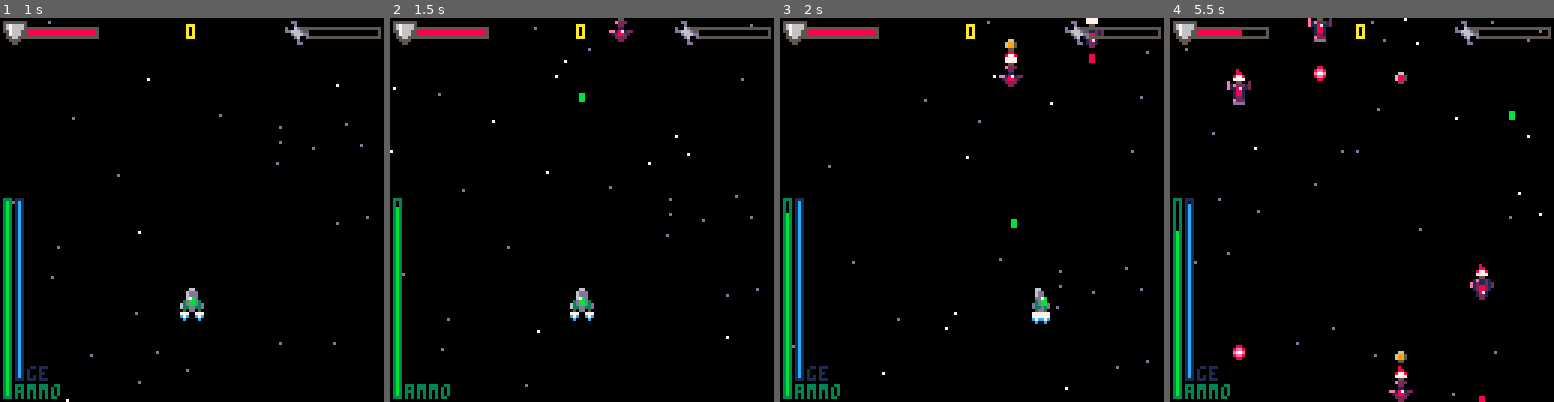
Above: before the commit, frames 1-4 (left to right).
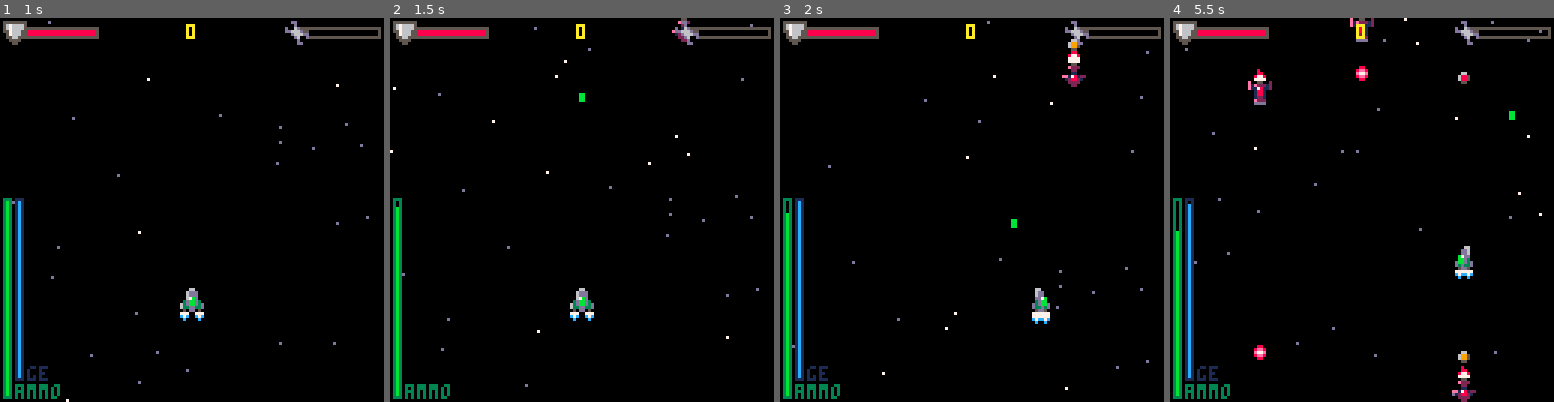
Above: after the commit, the same moments.

Repository: Sreaz0ne/the-recycler-p8
Game: PICO-8 cartridge the_recycler.p8
Two runs of this game, one before a commit and one after it. Both use one fixed random seed, a clock stepped at 60 frames per second and the inputs below.
Inputs:
- Up to frame 1 (1 s): tap X (X key) at 0.33 s; tap O (Z key) at 0.7 s
- Up to frame 2 (1.5 s): tap X (X key) at 1.07 s
- Up to frame 3 (2 s): hold Right from 1.6 s (still down); tap O (Z key) at 1.7 s; tap X (X key) at 1.85 s
- Up to frame 4 (5.5 s): release Right at 2.1 s; tap O (Z key) every 0.4 s from 2.1 to 5.3 s; hold Up 2.15-2.42 s; hold Right 2.47-3.03 s; tap X (X key) at 2.97, 4.08, 5.2 s; hold Left 3.08-3.58 s; hold Down 3.63-3.97 s; hold Right 4.02-4.68 s; hold Up 4.73-5.03 s; hold Left from 5.08 s (still down)

Frame 1 is identical in both runs. In frame 2, 0.3% of the frame differs, in the area x 57-79%, y 0-7%; in frame 3, 0.9%; in frame 4, 2.9%, in the area x 14-85%, y 0-100%.

Commit message:
Add new enemy type and new upgrade type (recycle)

Diff:
--- a/the_recycler.p8
+++ b/the_recycler.p8
@@ -281,7 +281,8 @@
 				y=0
 			}
 		},
-		dmg=1
+		dmg=1,
+		recycle=0
 	}
 end
 
@@ -414,12 +415,46 @@
 	}
 	local r=flr(rnd(100))
 	if r>=0
+	and r<20 then
+		e.speed=0.3
+		e.hp=3+dffclty.e_hp
+		e.sprt=36
+		e.scre=75
+		add(e.gun,{
+			b=get_btype(49),
+			x=3,
+			y=8
+		})
+		add(e.gun,{
+			b=get_btype(56),
+			x=0,
+			y=3
+		})
+		e.gun[2].b.angl=60
+		add(e.gun,{
+			b=get_btype(56),
+			x=1,
+			y=5
+		})
+		e.gun[3].b.angl=30
+		add(e.gun,{
+			b=get_btype(56),
+			x=5,
+			y=3
+		})
+		e.gun[4].b.angl=300
+		add(e.gun,{
+			b=get_btype(56),
+			x=4,
+			y=5
+		})
+		e.gun[5].b.angl=330
+	elseif r>=20
 	and r<40 then
 		e.speed=0.4
 		e.hp=2+dffclty.e_hp
 		e.sprt=32
 		e.scre=25
-		e.bsprt=49
 		add(e.gun,{
 			b=get_btype(49),
 			x=3,
@@ -640,8 +675,8 @@
 			if vacuumed==1 then
 				local ammogiven=0
 				local diffammo=plyr.ammomax-plyr.ammo
-				if diffammo>b.ammo then
-					ammogiven=b.ammo
+				if diffammo>b.ammo+plyr.recycle then
+					ammogiven=b.ammo+plyr.recycle
 				else
 					ammogiven=diffammo
 				end
@@ -1045,9 +1080,13 @@
 		and isvcm==1 then
 			local vacuumed=vacuum(s)
 			if vacuumed==1 then
-				plyr.scraps+=1
+				local scrpgiven=1+plyr.recycle
+				if scrpgiven+plyr.scraps>plyr.smax then
+					scrpgiven=plyr.smax-plyr.scraps
+				end
+				plyr.scraps+=scrpgiven
 				add(vcminfos,{
-						msg="+1",
+						msg="+"..tostr(scrpgiven),
 						x=120,
 						y=8,
 						col=5,
@@ -1066,7 +1105,7 @@
 						t=0
 					})
 				end
-				if plyr.scraps==plyr.smax then
+				if plyr.scraps>=plyr.smax then
 					lvl_up()
 				end
 				del(scraps,s)
@@ -1089,15 +1128,15 @@
 --upgrade
 function getupgd()
 	local u={}
-	local r=flr(rnd(100))
+	local r=flr(rnd(120))
 	if r>=0
 	and r<=14 then
 		u={
 			typ="h",
 			sprt=64,
 		 val=1,
-			txt1="shield max +1",
-			txt2="current: "..plyr.hpmax
+			txt1="sHIELD MAX +1",
+			txt2="cURRENT: "..plyr.hpmax
 		}
 	elseif r>=15
 	   and r<=34 then
@@ -1105,8 +1144,8 @@
 			typ="cs",
 			sprt=70,
 		 val=0.05,
-			txt1="charging speed +0.05",
-			txt2="current: "..vcm.chargspeed
+			txt1="cHARGING SPEED +0.05",
+			txt2="cURRENT: "..vcm.chargspeed
 		}
 	elseif r>=35
 	   and r<=54 then
@@ -1114,8 +1153,8 @@
 			typ="ec",
 			sprt=66,
 		 val=5,
-			txt1="energy max +5",
-			txt2="current: "..vcm.gemax
+			txt1="eNERGY MAX +5",
+			txt2="cURRENT: "..vcm.gemax
 		}
 	elseif r>=55
 	   and r<=74 then
@@ -1123,16 +1162,25 @@
 			typ="dmg",
 			sprt=72,
 		 val=1,
-			txt1="damage +1",
-			txt2="current: "..plyr.dmg
+			txt1="dAMAGE +1",
+			txt2="cURRENT: "..plyr.dmg
+		}
+	elseif r>=75
+	   and r<=99 then
+		u={
+			typ="rec",
+			sprt=102,
+		 val=1,
+			txt1="rECYLE +1 SCRAP/AMMO",
+			txt2="cURRENT: "..plyr.recycle
 		}
 	else
 		u={
 			typ="ac",
 			sprt=68,
 		 val=10,
-			txt1="ammo max +10",
-			txt2="current: "..plyr.ammomax
+			txt1="aMMO MAX +10",
+			txt2="cURRENT: "..plyr.ammomax
 		}
 	end
 	return u
@@ -1227,6 +1275,8 @@
 		plyr.ammomax+=up.val
 	elseif up.typ=="dmg" then
 		plyr.dmg+=up.val
+	elseif up.typ=="rec" then
+		plyr.recycle+=up.val
 	end
 
 	plyr.scraps=0
@@ -1253,7 +1303,7 @@
 	crrent_wrnng_time=0
 	dffclty={
 		e_spwn_time=600,
-		e_per_wave=4,
+		e_per_wave=3,
 		e_hp=0,
 		e_dmg=0
 	}
Not shown, changed: 24 lines of the sprite sheet (__gfx__) section of the_recycler.p8
